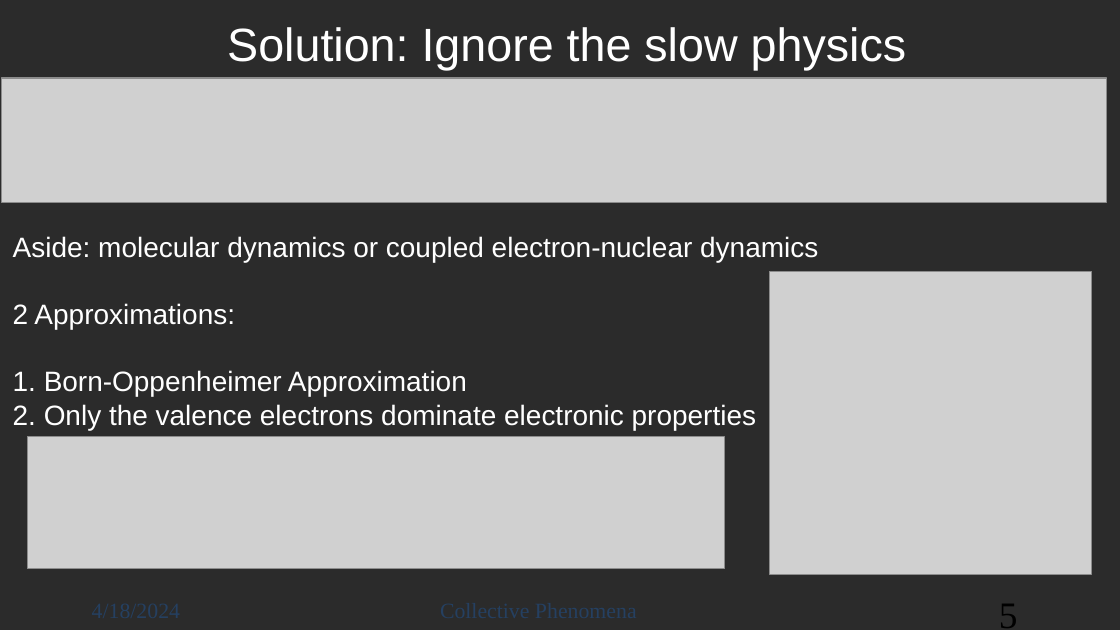
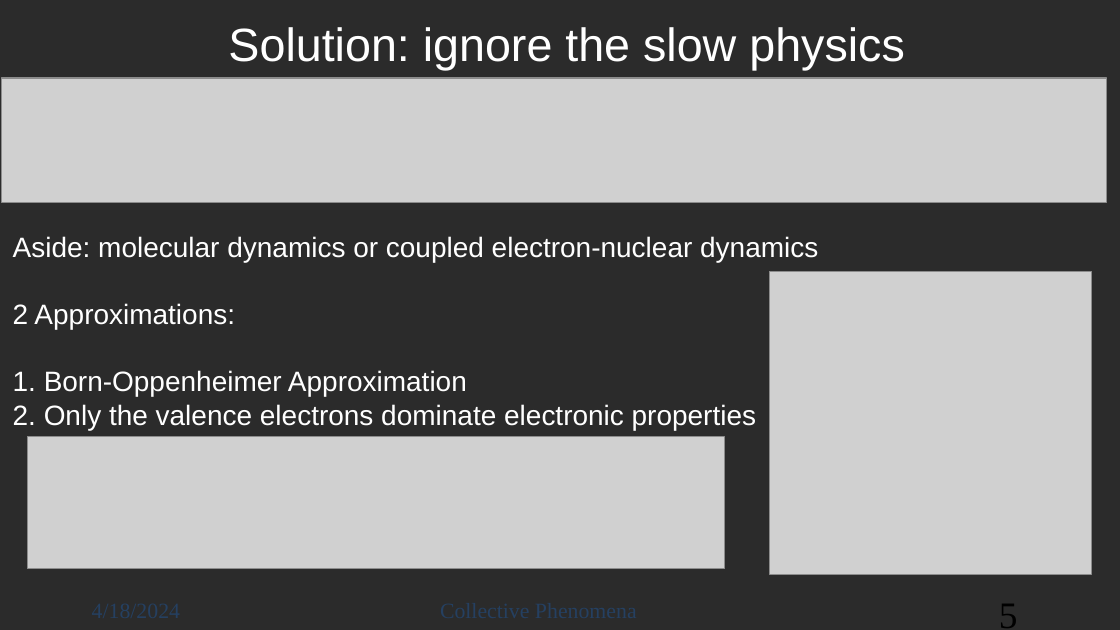
Before and after one commit to jacobsc050/projects, a slide deck: slide 5 of collective_phenomena/lecture.pptx. Drawn at 1120x630 pixels with LibreOffice and Linux fonts; fonts in the diff are those of the drawing; grey boxes stand for pictures; background and template pictures are left out; a plain dark background stands for a picture behind light text. Boxes give left, top, right and bottom in pixels: in the first picture for what was removed or moved away, otherwise in the second. Text is boxed around its words. In the diff, an @@ line names an element or a change of style, - is before the commit and + after.

Commit message:
lecture improved

```diff
--- a/collective_phenomena/lecture.pptx
+++ b/collective_phenomena/lecture.pptx
@@ text at (x1=228, y1=27, x2=905, y2=70): text changed @@
-Solution: Ignore the slow physics
+Solution: ignore the slow physics
```
Also in this commit, not shown: 5 other slides changed, 5 slides added, 1 other file.
